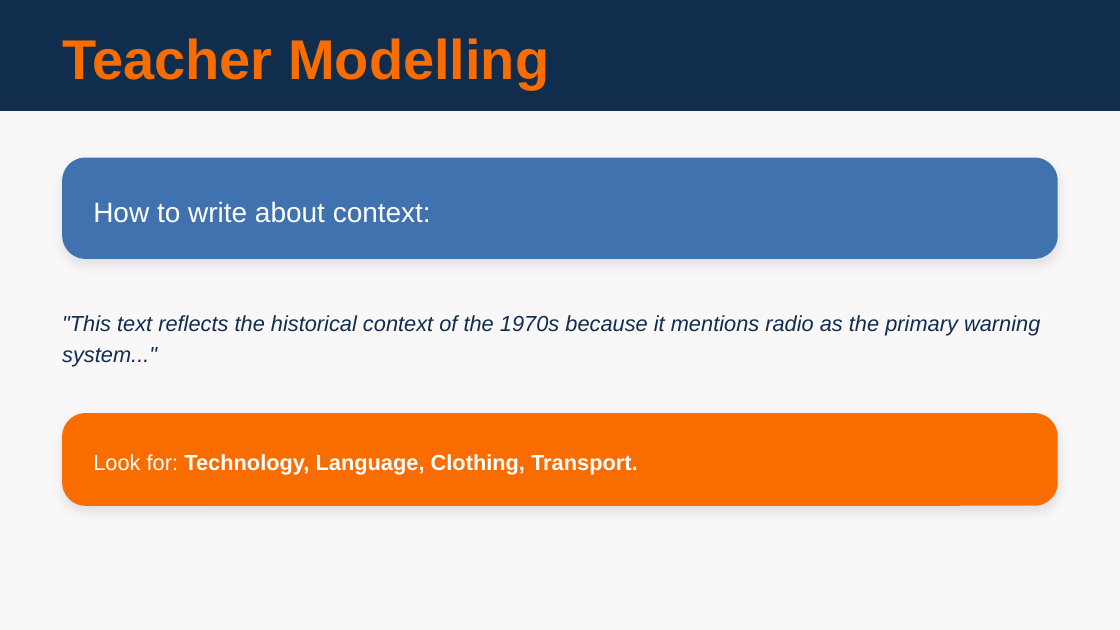
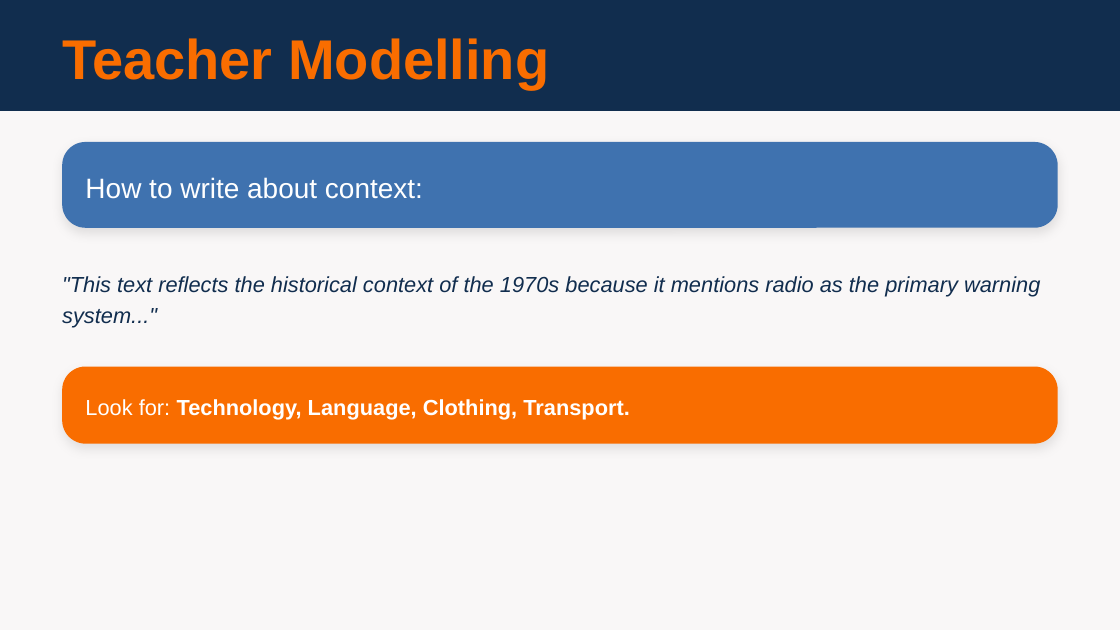
Before and after one commit to dsuth10/Joshua, a slide deck: slide 6 of Units/English/English_Unit_2/Lesson_Plans/Lesson_04/Lesson_04_Slides.pptx. Drawn at 1120x630 pixels with LibreOffice and Linux fonts; fonts in the diff are those of the drawing. Boxes give left, top, right and bottom in pixels: in the first picture for what was removed or moved away, otherwise in the second. Text is boxed around its words. In the diff, an @@ line names an element or a change of style, - is before the commit and + after.

```diff
--- a/Units/English/English_Unit_2/Lesson_Plans/Lesson_04/Lesson_04_Slides.pptx
+++ b/Units/English/English_Unit_2/Lesson_Plans/Lesson_04/Lesson_04_Slides.pptx
@@ rounded rectangle: place and size @@
-rounded rectangle at (63, 158, 1058, 260)
+rounded rectangle at (63, 142, 1058, 228)
@@ rounded rectangle at (63, 142, 1058, 228): proportions changed @@
@@ text "How to write about context:": place and size @@
-text "How to write about context:" at (93, 201, 431, 223)
+text "How to write about context:" at (85, 177, 423, 199)
@@ text ""This text reflects the historical ...": place and size @@
-text ""This text reflects the historical ..." at (62, 315, 1040, 366)
+text ""This text reflects the historical ..." at (62, 276, 1040, 328)
@@ rounded rectangle at (63, 366, 1058, 444): proportions changed @@
@@ rounded rectangle: place and size @@
-rounded rectangle at (63, 413, 1058, 506)
+rounded rectangle at (63, 366, 1058, 444)
@@ text "Look for: Technology, Language, Clothing, ...": place and size @@
-text "Look for: Technology, Language, Clothing, ..." at (93, 454, 638, 475)
+text "Look for: Technology, Language, Clothing, ..." at (85, 399, 630, 420)
```
Also in this commit, not shown: 6 other slides changed, 37 other files.
